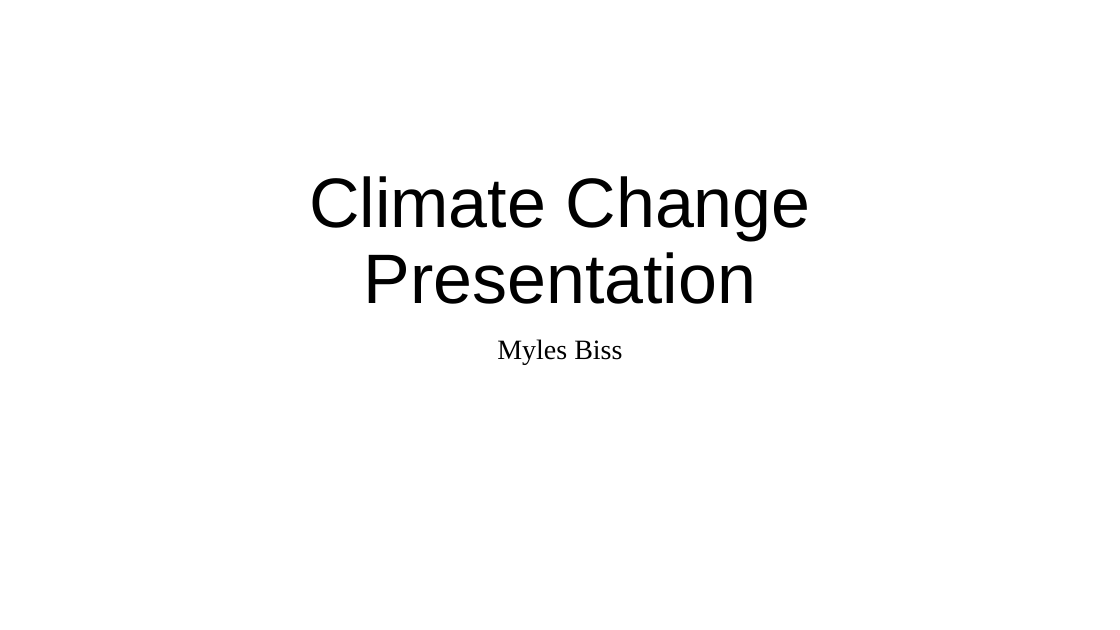
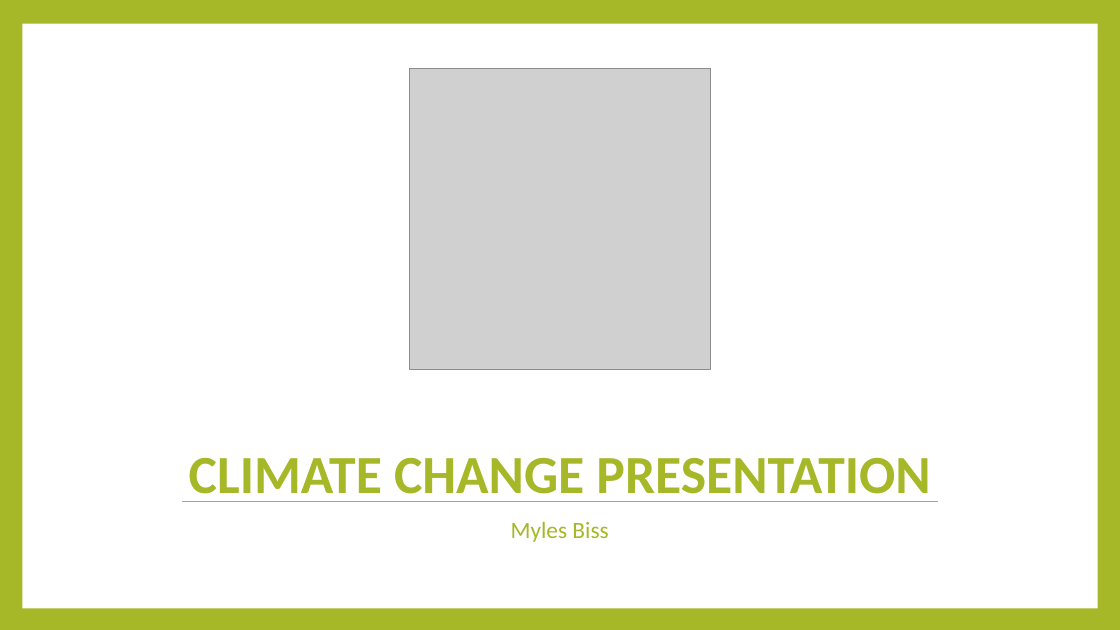
Before and after one commit to Mybiss55/DataAnalyticsProjects, a slide deck: slide 1 of Climate Change Presentation.pptx. Drawn at 1120x630 pixels with LibreOffice and Linux fonts; fonts in the diff are those of the drawing; grey boxes stand for pictures. Boxes give left, top, right and bottom in pixels: in the first picture for what was removed or moved away, otherwise in the second. Text is boxed around its words. In the diff, an @@ line names an element or a change of style, - is before the commit and + after.

```diff
--- a/Climate Change Presentation.pptx
+++ b/Climate Change Presentation.pptx
@@ background #FFFFFF to #A6B727 @@
@@ rectangle added at (0, 0, 1120, 630), fill #A6B727 @@
@@ rectangle added at (23, 24, 1098, 608), fill #FFFFFF @@
@@ picture added at (409, 68, 711, 370) @@
@@ title at (189, 458, 930, 502): text changed; size 60 to 46 pt; font Arial to Calibri; text colour #000000 to #A6B727; bold on @@
-Climate Change Presentation
+CLIMATE CHANGE PRESENTATION
@@ line added from (181, 502) to (938, 502), #A6B727 0.79 pt @@
@@ subtitle "Myles Biss": place and size @@
-subtitle "Myles Biss" at (497, 339, 622, 364)
+subtitle "Myles Biss" at (511, 521, 608, 542)
@@ subtitle "Myles Biss" at (511, 521, 608, 542): size 24 to 20 pt, font Times New Roman to Calibri, text colour #000000 to #A6B727; more space between paragraphs @@
```
Also in this commit, not shown: 7 other slides changed, 6 slides added, 3 slides removed, 5 other files.
